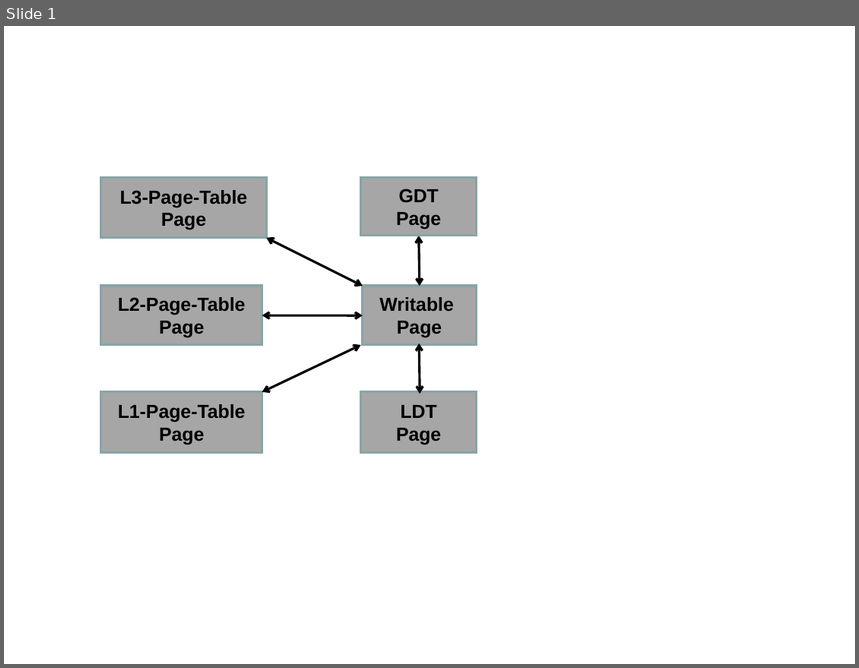
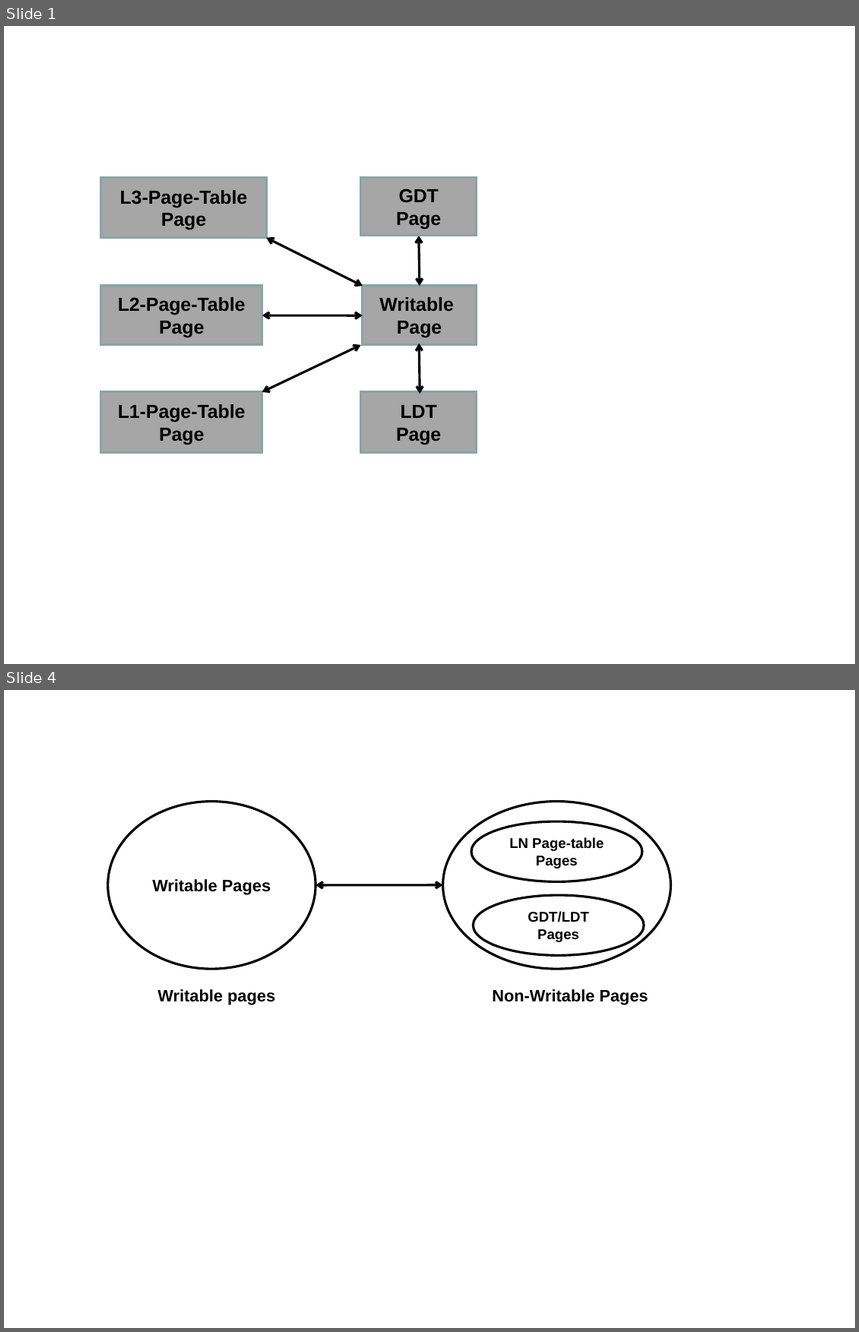
Before and after one commit to strongerwill/FastIO, a slide deck: doc/paper/image/background/page-type-update.ppt. Shown one above the other, each under a label of ours: slide 1 before the commit, slides 1 and 4 after it; the slides between them are not shown. The pictures are 859x668 and 859x1332 pixels, drawn with LibreOffice and Linux fonts; fonts in the diff are those of the drawing. Boxes give left, top, right and bottom in pixels: in the first picture for what was removed or moved away, otherwise in the second. Text is boxed around its words. In the diff, an @@ line names an element or a change of style, - is before the commit and + after.

```diff
--- a/doc/paper/image/background/page-type-update.ppt
+++ b/doc/paper/image/background/page-type-update.ppt
@@ slide 4 added at <box>4,690,855,1328</box>, background #FFFFFF @@
@@ ellipse added at <box>108,802,316,969</box>, fill #FFFFFF, outline #000000 2.01 pt, 14 pt, text #000000, bold @@
+Writable Pages
@@ ellipse added at <box>443,802,671,969</box>, fill #FFFFFF, outline #000000 2.01 pt @@
@@ ellipse added at <box>471,822,642,882</box>, fill #FFFFFF, outline #000000 2.01 pt, 12 pt, text #000000, bold @@
+LN Page-table Pages
@@ double arrow added from (443, 885) to (316, 885), #000000 2.01 pt @@
@@ ellipse added at <box>473,895,644,955</box>, fill #FFFFFF, outline #000000 2.01 pt, 12 pt, text #000000, bold @@
+GDT/LDT
+Pages
@@ text added at <box>158,989,275,1005</box>, 14 pt, text #000000, bold @@
+Writable pages
@@ text added at <box>492,989,648,1005</box>, 14 pt, text #000000, bold @@
+Non-Writable Pages
```
Also in this commit, not shown: 26 other files.
